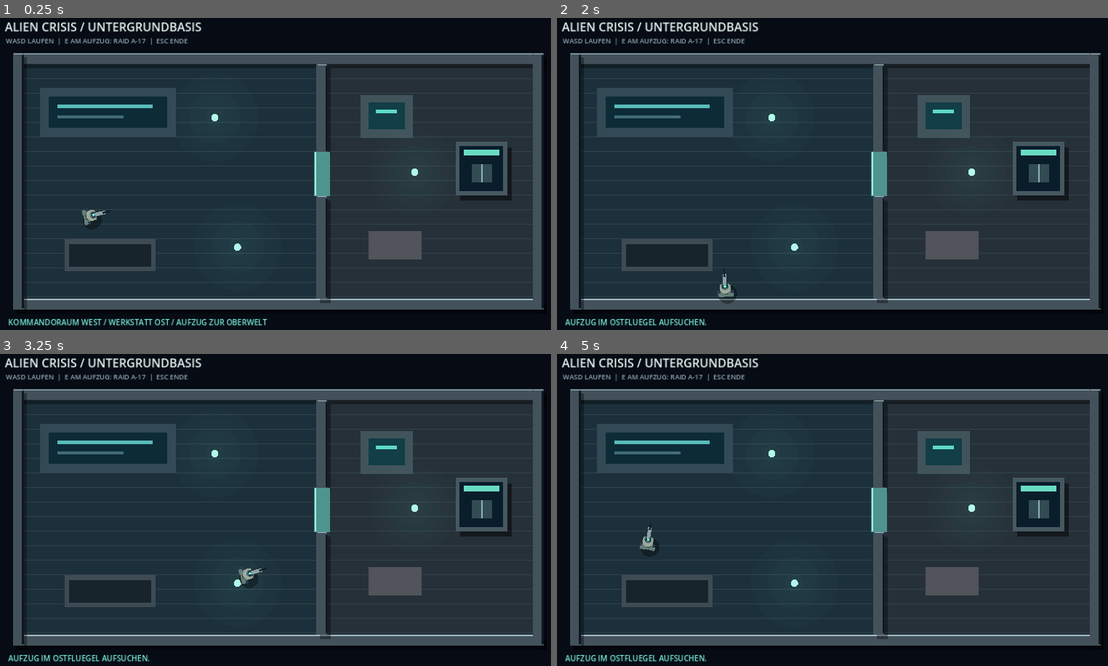
Above: before the commit, frames 1-4 (two rows, left to right).
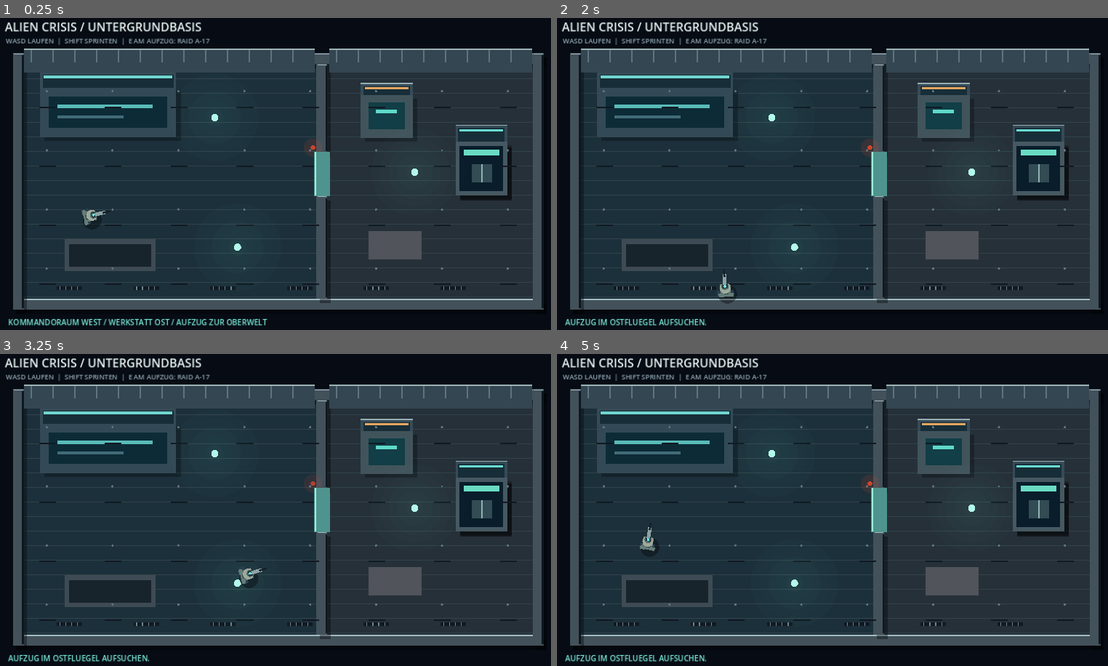
Above: after the commit, the same moments.

Repository: mihnenfeld/Project-Alien-Crisis
Game: Godot game, scene res://scenes/demo_base_hub.tscn
The game is run twice, just before and just after one commit, with the same random seed, the same clock (stepped at 60 frames per second) and the same inputs. This scene is started directly instead of the project's main scene.
Inputs (mouse positions are in pixels of both pictures, inside the frame that each line leads up to):
- Up to frame 1 (0.25 s): no input
- Up to frame 2 (2 s): tap Enter at 0.5 s; move the mouse to (964, 155) at 0.52 s; hold D (move_right) 0.53-1.28 s; tap E (interact) at 0.6 s; move the mouse to (716, 189) at 1.27 s; hold S (move_down) from 1.28 s (still down); tap Shift at 1.35 s
- Up to frame 3 (3.25 s): move the mouse to (336, 435) at 2.02 s; release S (move_down) at 2.03 s; hold D (move_right) 2.03-2.78 s; tap E (interact) at 2.1 s; move the mouse to (247, 572) at 2.77 s; hold W (move_up) from 2.78 s (still down); tap Shift at 2.85 s
- Up to frame 4 (5 s): move the mouse to (1008, 556) at 3.52 s; release W (move_up) at 3.53 s; hold A (move_left) from 3.53 s (still down); tap E (interact) at 3.6 s; move the mouse to (661, 460) at 4.27 s; tap Shift at 4.35 s

The runs differ from the first frame. In frame 1, 4.9% of the frame differs, in the area x 4-97%, y 6-88%; in frame 2, 4.9%; in frame 3, 4.8%; in frame 4, 4.9%.

Commit message:
Demo 0.5: layered base wall facades, raised equipment and elevator depth

Diff:
--- a/scripts/demo_base_hub.gd
+++ b/scripts/demo_base_hub.gd
@@ -9,7 +9,7 @@
     gate_open = true
     gate_released = true
     title_label.text = "ALIEN CRISIS / UNTERGRUNDBASIS"
-    hint_label.text = "WASD LAUFEN  |  E AM AUFZUG: RAID A-17  |  ESC ENDE"
+    hint_label.text = "WASD LAUFEN  |  SHIFT SPRINTEN  |  E AM AUFZUG: RAID A-17"
     announcement = "KOMMANDORAUM WEST / WERKSTATT OST / AUFZUG ZUR OBERWELT"
     _update_status()
 
@@ -46,18 +46,21 @@
         draw_line(Vector2(80, y), Vector2(1200, y), Color("#31434b"), 1)
     _surface("floor", Rect2(80, 122, 644, 516), 0.60)
     _surface("floor", Rect2(748, 122, 452, 516), 0.60)
+    _raised_prop(Rect2(115, 174, 300, 110), 34.0, Color("#70d5cf"))
     draw_rect(Rect2(115, 174, 300, 110), Color("#334956"))
     draw_rect(Rect2(135, 193, 260, 70), Color("#0c2b37"))
     draw_rect(Rect2(154, 211, 210, 8), Color("#59bbb8"))
     draw_rect(Rect2(154, 236, 145, 6), Color("#426b78"))
     draw_rect(Rect2(170, 508, 200, 70), Color("#3f4b54"))
     draw_rect(Rect2(180, 518, 180, 50), Color("#17242c"))
+    _raised_prop(Rect2(821, 190, 115, 95), 25.0, Color("#e5a75f"))
     draw_rect(Rect2(821, 190, 115, 95), Color("#42545b"))
     draw_rect(Rect2(839, 207, 79, 58), Color("#123e47"))
     draw_rect(Rect2(855, 223, 46, 8), Color("#5edaca"))
     draw_rect(Rect2(839, 490, 117, 62), Color("#51545a"))
     # Lift with unmistakable teal destination indicator.
     draw_rect(Rect2(LIFT.position + Vector2(10, 12), LIFT.size), Color(0, 0, 0, 0.50))
+    _raised_prop(LIFT, 36.0, Color("#6bdbd1"))
     draw_rect(LIFT, Color("#465861"))
     _surface("elevator", LIFT, 0.66)
     draw_rect(LIFT.grow(-9), Color("#091d2b"))
@@ -67,6 +70,13 @@
     for obstacle in BLOCKS:
         if obstacle.size.y >= 170 or obstacle.size.x >= 500:
             _wall_depth(obstacle)
+    # Exterior wall faces and depth cues, arranged behind the travel lane.
+    for section in [Rect2(80, 123, 640, 18), Rect2(752, 123, 446, 18)]:
+        draw_rect(Rect2(section.position - Vector2(0, 34), section.size + Vector2(0, 34)), Color("#334652"))
+        for ix in range(int(section.position.x) + 16, int(section.end.x) - 8, 48):
+            draw_line(Vector2(ix, section.position.y - 31), Vector2(ix, section.position.y - 5), Color("#5f7480"), 2)
+        draw_line(section.position - Vector2(0, 33), Vector2(section.end.x, section.position.y - 33), Color("#9db2b3"), 3)
+    _decorative_details()
     # Clear passage between the two rooms.
     draw_rect(Rect2(718, 315, 36, 98), Color("#4f938f"))
     draw_line(Vector2(721, 316), Vector2(721, 411), Color("#9bf0d8"), 3)
